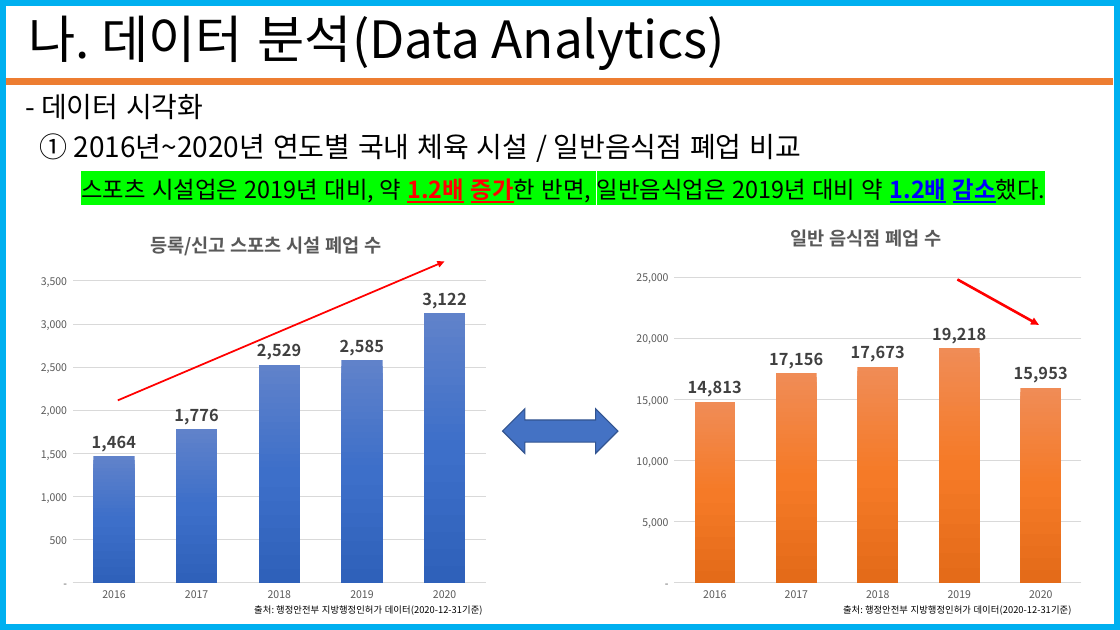
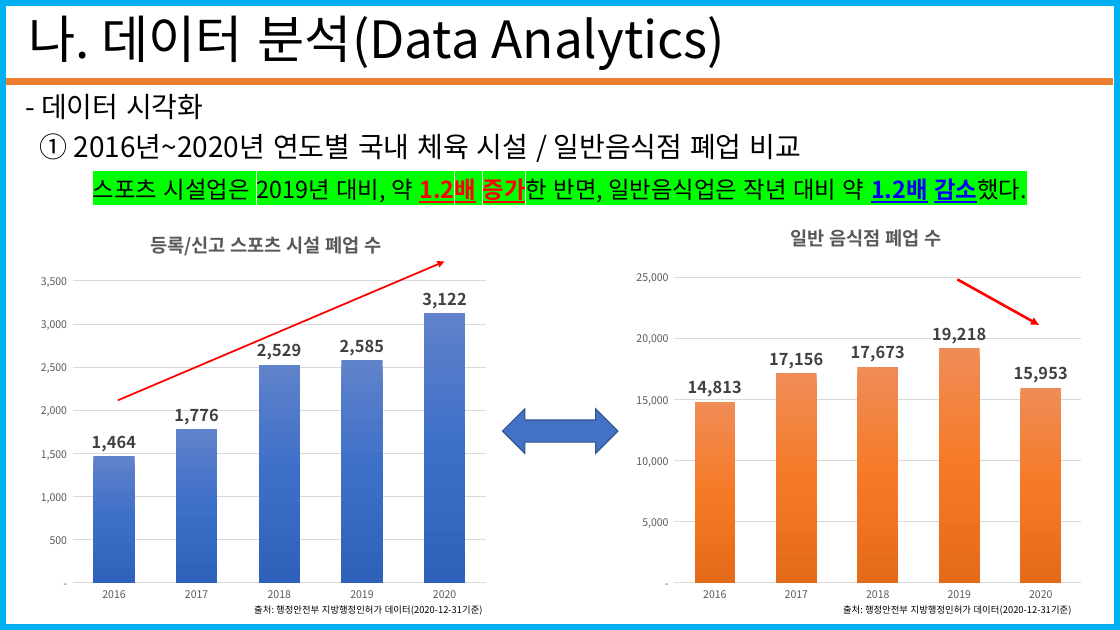
Before and after one commit to seungjae1162/SportsData, a slide deck: slide 9 of standard_in_2020-12-31/코로나19에따른 스포츠시설 폐업 수(20201228_20210103).pptx. Drawn at 1120x630 pixels with LibreOffice and Linux fonts; fonts in the diff are those of the drawing. Boxes give left, top, right and bottom in pixels: in the first picture for what was removed or moved away, otherwise in the second. Text is boxed around its words. In the diff, an @@ line names an element or a change of style, - is before the commit and + after.

```diff
--- a/standard_in_2020-12-31/코로나19에따른 스포츠시설 폐업 수(20201228_20210103).pptx
+++ b/standard_in_2020-12-31/코로나19에따른 스포츠시설 폐업 수(20201228_20210103).pptx
@@ text at <box>93,174,1027,204</box>: text changed @@
-스포츠 시설업은 2019년 대비, 약 1.2배 증가한 반면, 일반음식업은 2019년 대비 약 1.2배 감소했다.
+스포츠 시설업은 2019년 대비, 약 1.2배 증가한 반면, 일반음식업은 작년 대비 약 1.2배 감소했다.
```
Also in this commit, not shown: 7 other slides changed, 6 slides added.
